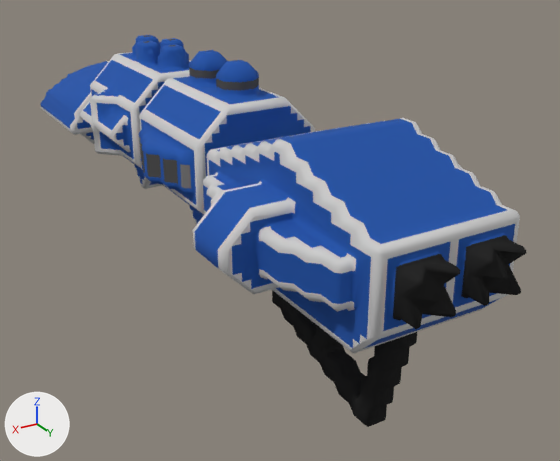
Before and after pictures for a commit that changed the OBJ model src/jsMain/resources/meshes/diadochi-3-charon-class.obj.
Before and after are seen from a 50 mm lens placed at (45.7, 97.5, 53.9), pointed at (-7.7, 8.6, 9.4). The axes (+X, +Y, +Z) are drawn at lower left. The lights are the same throughout. Where no turn or scale is listed for an object, it has been applied to the vertices.

Names of what the first picture shows: 'diadochi-3-charon-class'.
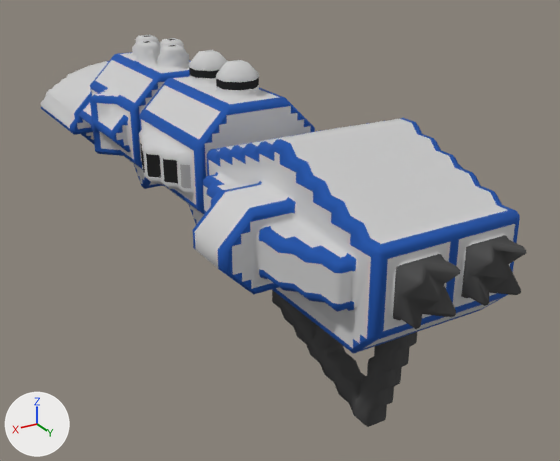
The newer file is also turned or shifted as a whole; pictures and numbers use the older file's frame.

What the commit changed:
me_diadochi_3_charon_class is used by ob_diadochi_3_charon_class; location (0.0, 0.0, 0.0).
me_diadochi_3_charon_class had 3598 vertices, 6683 faces and spanned x -16.5..16.5, y -54.5..54.5, z -0.1..34.9.
me_diadochi_3_charon_class now has 3599 vertices, 6684 faces and spans x -16.5..16.5, y -54.5..54.5, z -0.1..34.9.
me_diadochi_3_charon_class part 1: 1 vertex moved from x 2.5, y -16.0, z 31.4 to x 3.0, y -15.5, z 31.4; 18 vertices removed from x -11.0..10.5, y -21.0..20.0, z 11.4..32.4; 19 vertices added at x -11.0..11.0, y -24.0..12.5, z 11.9..34.4.
me_diadochi_3_charon_class part 2: 4 vertices moved from x -4.5..6.0, y 53.5..54.0, z 20.4..24.4 to x -4.0..5.5, y 53.5..54.0, z 20.9..24.4; 4 vertices removed from x -4.0..4.5, y 53.0..54.0, z 20.4..23.9; 5 vertices added at x -5.0..5.0, y 53.0..54.0, z 19.9..24.9.
me_diadochi_3_charon_class part 3: 6000 kept faces spanning x -16.5..16.5, y -54.5..54.5, z -0.1..34.9 get new texture (UV) coordinates.

Where the change shows, as pixel boxes (x1, y1, x2, y2) in the pictures (560 x 461 px; the box of a moved part takes in the faces that stretch with it):
part 1 of me_diadochi_3_charon_class, moved or reshaped: before (90, 61, 155, 101); after (93, 64, 239, 187)
part 2 of me_diadochi_3_charon_class, moved or reshaped: before (407, 251, 508, 326); after (423, 243, 526, 302)
part 3 of me_diadochi_3_charon_class, surface changed: (40, 35, 526, 427) in both
